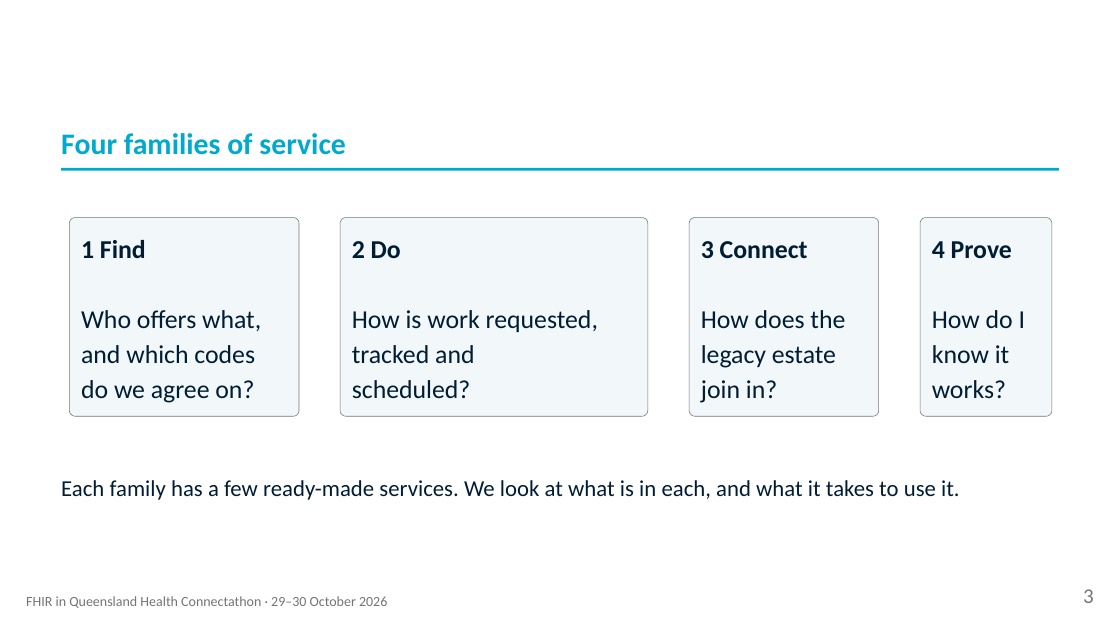
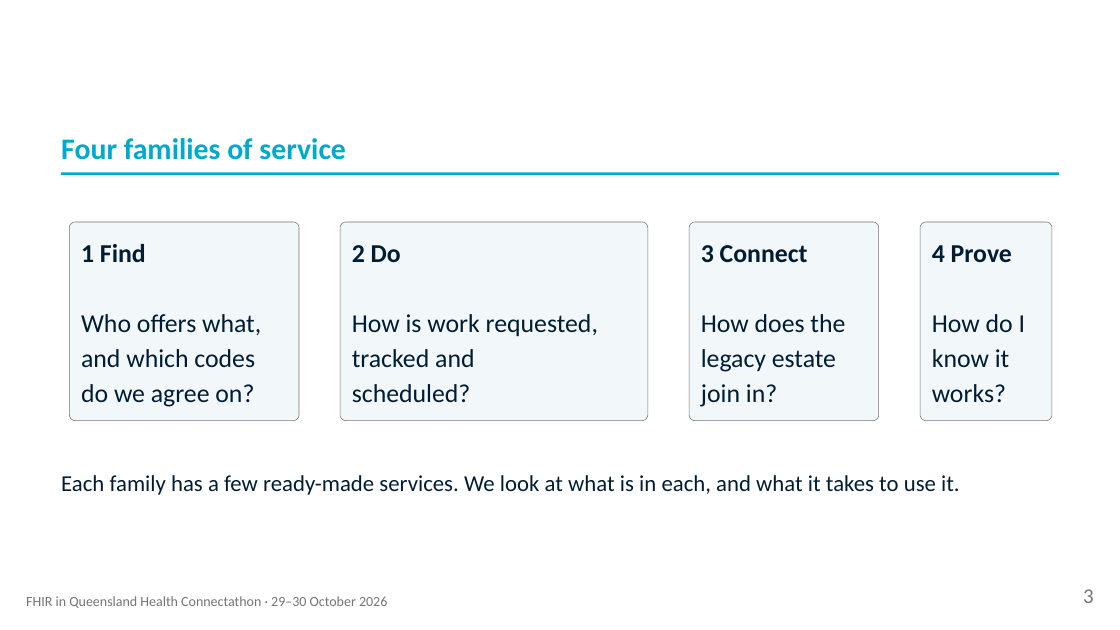
Before and after one commit to aehrc/qh-connectathon, a slide deck: slide 3 of 2026-10-29/2-FHIR-For-Services/Architects-Deck.pptx. Drawn at 1120x630 pixels with LibreOffice and Linux fonts; fonts in the diff are those of the drawing. Boxes give left, top, right and bottom in pixels: in the first picture for what was removed or moved away, otherwise in the second. Text is boxed around its words. In the diff, an @@ line names an element or a change of style, - is before the commit and + after.

```diff
--- a/2026-10-29/2-FHIR-For-Services/Architects-Deck.pptx
+++ b/2026-10-29/2-FHIR-For-Services/Architects-Deck.pptx
@@ 17 texts, 9 freeform shapes: place and size @@
-17 texts, 9 freeform shapes at bbox=[61, 133, 1060, 416]
+17 texts, 9 freeform shapes at bbox=[61, 138, 1060, 420]
@@ text "Each family has a few ...": place and size @@
-text "Each family has a few ..." at bbox=[61, 480, 960, 500]
+text "Each family has a few ..." at bbox=[61, 475, 960, 495]
```
Also in this commit, not shown: 9 other slides changed, 2 slides added, 32 other files.
